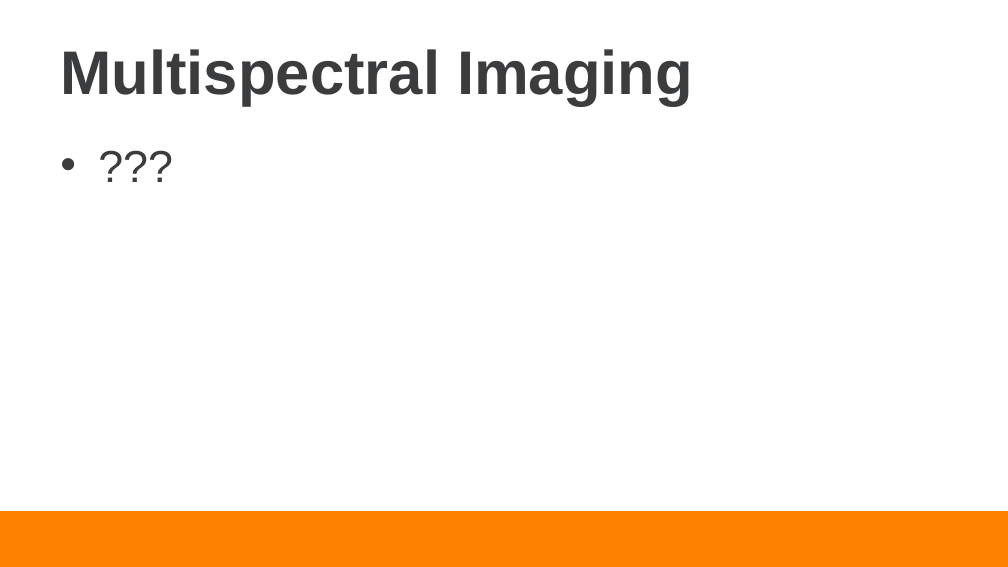
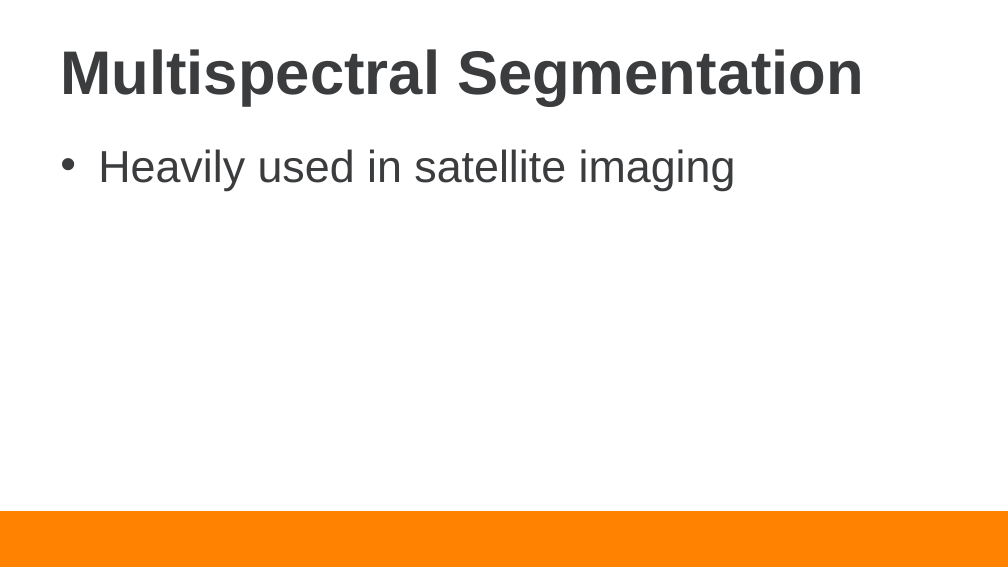
Before and after one commit to dcc3/ECE491_Final_Project, a slide deck: slide 6 of Documentation/Cornett_Leach_Presentation.pptx (slide 2 before the commit). Drawn at 1008x567 pixels with LibreOffice and Linux fonts; fonts in the diff are those of the drawing; background and template pictures are left out. Boxes give left, top, right and bottom in pixels: in the first picture for what was removed or moved away, otherwise in the second. Text is boxed around its words. In the diff, an @@ line names an element or a change of style, - is before the commit and + after.

Commit message:
Slides updated

```diff
--- a/Documentation/Cornett_Leach_Presentation.pptx
+++ b/Documentation/Cornett_Leach_Presentation.pptx
@@ title at [60,49,864,106]: text changed @@
-Multispectral Imaging
+Multispectral Segmentation
@@ text removed at [50,132,958,506] @@
-• ???
@@ text added at [98,149,736,191], 32 pt, text #3B3C3E @@
+• Heavily used in satellite imaging
```
Also in this commit, not shown: 1 other slide changed, 4 slides added, 2 other files.
